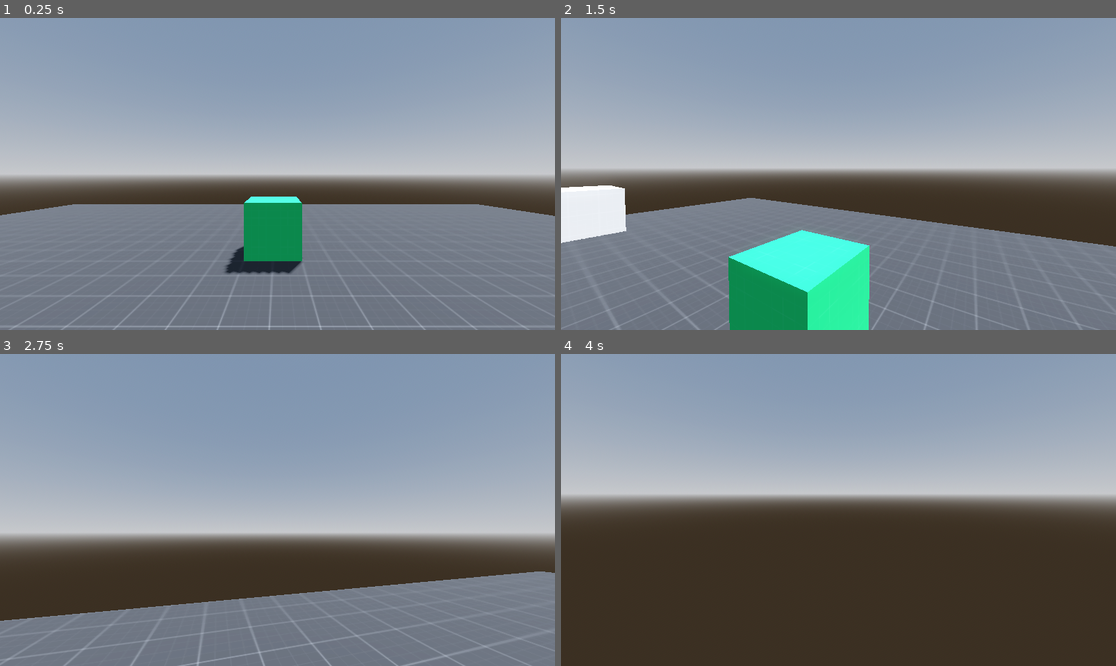
Above: before the commit, frames 1-4 (two rows, left to right).
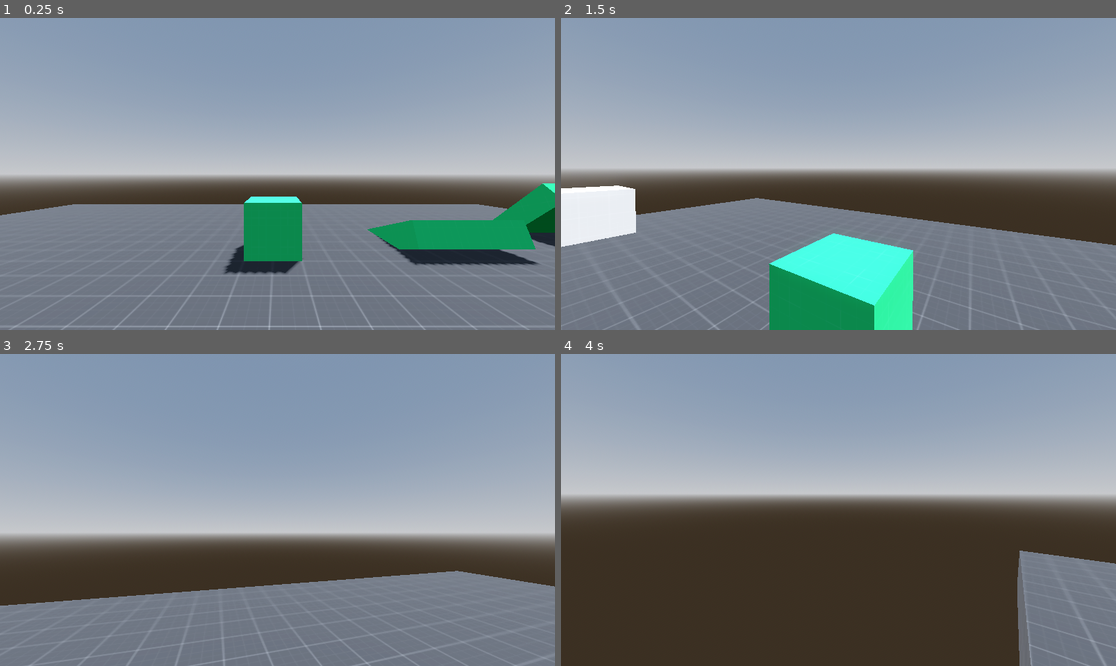
Above: after the commit, the same moments.

Repository: CXVMNER/Im_sim
Game: Godot game, scene res://scenes/level_01.tscn
Two runs of this game, one before a commit and one after it. Both use one fixed random seed, a clock stepped at 60 frames per second and the inputs below.
Inputs (mouse positions are in pixels of both pictures, inside the frame that each line leads up to):
- Up to frame 1 (0.25 s): no input
- Up to frame 2 (1.5 s): tap Enter at 0.5 s; move the mouse to (866, 174) at 0.52 s; hold Ctrl (crouch) 0.53-1.28 s; hold W (move_forward) from 0.53 s (still down); tap Space (jump) at 0.77 s; tap Shift (sprint) at 0.8, 1.35 s; move the mouse to (810, 174) at 1.27 s
- Up to frame 3 (2.75 s): keep holding W (move_forward); tap Space (jump) at 1.52 s; tap Ctrl (crouch) at 1.55 s; move the mouse to (288, 503) at 2.02 s; hold Ctrl (crouch) from 2.03 s (still down); tap Shift (sprint) at 2.3 s
- Up to frame 4 (4 s): keep holding W (move_forward); move the mouse to (832, 516) at 2.77 s; release Ctrl (crouch) at 2.78 s; tap Shift (sprint) at 2.85, 3.8 s; tap Space (jump) at 3.02, 3.77 s; tap Ctrl (crouch) at 3.05 s; move the mouse to (877, 513) at 3.52 s; hold Ctrl (crouch) from 3.53 s (still down)

The runs differ from the first frame. In frame 1, 4.7% of the frame differs, in the area x 40-100%, y 53-82%; in frame 2, 8.1%, in the area x 0-100%, y 53-100%; in frame 3, 4.0%; in frame 4, 6.1%.

Commit message:
Fixes to crouching

Diff:
--- a/scenes/fpp_controller.tscn
+++ b/scenes/fpp_controller.tscn
@@ -9,6 +9,45 @@
 
 [sub_resource type="CapsuleMesh" id="CapsuleMesh_t614e"]
 material = SubResource("StandardMaterial3D_y55q4")
+
+[sub_resource type="Animation" id="Animation_bp8e0"]
+length = 0.001
+tracks/0/type = "value"
+tracks/0/imported = false
+tracks/0/enabled = true
+tracks/0/path = NodePath("CollisionShape3D:shape:height")
+tracks/0/interp = 1
+tracks/0/loop_wrap = true
+tracks/0/keys = {
+"times": PackedFloat32Array(0),
+"transitions": PackedFloat32Array(1),
+"update": 0,
+"values": [2.0]
+}
+tracks/1/type = "value"
+tracks/1/imported = false
+tracks/1/enabled = true
+tracks/1/path = NodePath("CollisionShape3D:position")
+tracks/1/interp = 1
+tracks/1/loop_wrap = true
+tracks/1/keys = {
+"times": PackedFloat32Array(0),
+"transitions": PackedFloat32Array(1),
+"update": 0,
+"values": [Vector3(0, 1, 0)]
+}
+tracks/2/type = "value"
+tracks/2/imported = false
+tracks/2/enabled = true
+tracks/2/path = NodePath("CameraController:position")
+tracks/2/interp = 1
+tracks/2/loop_wrap = true
+tracks/2/keys = {
+"times": PackedFloat32Array(0),
+"transitions": PackedFloat32Array(1),
+"update": 0,
+"values": [Vector3(0, 1.5, 0)]
+}
 
 [sub_resource type="Animation" id="Animation_8bnx4"]
 resource_name = "crouch"
@@ -49,45 +88,6 @@
 "values": [Vector3(0, 1.5, 0), Vector3(0, 1, 0)]
 }
 
-[sub_resource type="Animation" id="Animation_bp8e0"]
-length = 0.001
-tracks/0/type = "value"
-tracks/0/imported = false
-tracks/0/enabled = true
-tracks/0/path = NodePath("CollisionShape3D:shape:height")
-tracks/0/interp = 1
-tracks/0/loop_wrap = true
-tracks/0/keys = {
-"times": PackedFloat32Array(0),
-"transitions": PackedFloat32Array(1),
-"update": 0,
-"values": [2.0]
-}
-tracks/1/type = "value"
-tracks/1/imported = false
-tracks/1/enabled = true
-tracks/1/path = NodePath("CollisionShape3D:position")
-tracks/1/interp = 1
-tracks/1/loop_wrap = true
-tracks/1/keys = {
-"times": PackedFloat32Array(0),
-"transitions": PackedFloat32Array(1),
-"update": 0,
-"values": [Vector3(0, 1, 0)]
-}
-tracks/2/type = "value"
-tracks/2/imported = false
-tracks/2/enabled = true
-tracks/2/path = NodePath("CameraController:position")
-tracks/2/interp = 1
-tracks/2/loop_wrap = true
-tracks/2/keys = {
-"times": PackedFloat32Array(0),
-"transitions": PackedFloat32Array(1),
-"update": 0,
-"values": [Vector3(0, 1.5, 0)]
-}
-
 [sub_resource type="AnimationLibrary" id="AnimationLibrary_myidv"]
 _data = {
 "RESET": SubResource("Animation_bp8e0"),
--- a/scenes/level_01.tscn
+++ b/scenes/level_01.tscn
@@ -31,6 +31,7 @@
 uv1_triplanar = true
 
 [node name="Node3D" type="Node3D"]
+transform = Transform3D(1, 0, 0, 0, 1, 0, 0, 0, 1, 0.00184822, -4.76837e-07, -0.0340958)
 
 [node name="WorldEnvironment" type="WorldEnvironment" parent="."]
 environment = SubResource("Environment_e4ieo")
@@ -69,3 +70,15 @@
 use_collision = true
 size = Vector3(2, 0.5, 2)
 material = SubResource("StandardMaterial3D_r7s51")
+
+[node name="CSGBox3D6" type="CSGBox3D" parent="."]
+transform = Transform3D(1, 0, 0, 0, 0.939693, 0.34202, 0, -0.34202, 0.939693, 3.5, 0.1, -4.5)
+use_collision = true
+size = Vector3(2, 0.5, 2)
+material = SubResource("StandardMaterial3D_r7s51")
+
+[node name="CSGBox3D6" type="CSGBox3D" parent="CSGBox3D6"]
+transform = Transform3D(1, 0, 0, 0, 0.906308, 0.422619, 0, -0.422619, 0.906308, 3.5, 0.5, -0.5)
+use_collision = true
+size = Vector3(1.81152, 0.5, 2)
+material = SubResource("StandardMaterial3D_r7s51")
--- a/scripts/fpp_controller.gd
+++ b/scripts/fpp_controller.gd
@@ -1,20 +1,20 @@
 extends CharacterBody3D
 
-var speed
+var speed : float
 const WALK_SPEED = 5.0
 const SPRINT_SPEED = 8.0
 const CROUCH_SPEED = 3.0
 const JUMP_VELOCITY = 4.5
 const SENSITIVITY = 0.01
 
-# bob variables
+# head bob variables
 const BOB_FREQ = 2.0
 const BOB_AMP = 0.08
 var t_bob = 0.0
 
-
 var is_crouching = false
-@export_range(5, 10, 0.1) var CROUCHING_SPEED : float = 7.0
+@export_range(5, 10, 0.1) var CROUCHING_SPEED : float = 7.0 # Animation speed
+@export var TOGGLE_CROUCH : bool = true
 @export var CROUCH_SHAPECAST : Node3D
 
 @onready var ANIMATIONPLAYER = $AnimationPlayer
@@ -28,16 +28,25 @@
 func _input(event):
 	if event.is_action_pressed("exit"):
 		get_tree().quit()
-	if event.is_action_pressed("crouch"):
+	if event.is_action_pressed("crouch") and is_on_floor() and TOGGLE_CROUCH == true:
 		_toggle_crouch()
+	if event.is_action_pressed("crouch") and is_crouching == false and is_on_floor() and TOGGLE_CROUCH == false: # Hold to crouch
+		crouching(true)
+	if event.is_action_pressed("crouch") and TOGGLE_CROUCH == false: # Release to uncrouch
+		if CROUCH_SHAPECAST.is_colliding() == false:
+			crouching(false)
+		elif CROUCH_SHAPECAST.is_colliding() == true:
+			uncrouch_check()
 
 func _ready():
-
 	# Get mouse input
 	Input.mouse_mode = Input.MOUSE_MODE_CAPTURED
 
+	# Set default speed
+	speed = WALK_SPEED
+
 	# add crouch check shapecast collision exception for CharacterBody3D node
-	CROUCH_SHAPECAST.add_exception($".")
+	CROUCH_SHAPECAST.add_exception(self)
 
 func _unhandled_input(event):
 	if event is InputEventMouseMotion:
@@ -46,7 +55,6 @@
 		camera.rotation.x = clamp(camera.rotation.x, deg_to_rad(-90), deg_to_rad(90))
 
 func _physics_process(delta):
-
 	# Add the gravity.
 	if not is_on_floor():
 		velocity.y -= gravity * delta
@@ -55,37 +63,31 @@
 	if Input.is_action_just_pressed("jump") and is_on_floor():
 		velocity.y = JUMP_VELOCITY
 
-	# Handle crouch and sprint.
-	if Input.is_action_pressed("crouch"):
+	# Handle sprint.
+	if Input.is_action_pressed("sprint") and not is_crouching:
+		speed = SPRINT_SPEED
+	elif not is_crouching:
+		speed = WALK_SPEED
+
+	# Adjust speed for crouching.
+	if is_crouching:
 		speed = CROUCH_SPEED
 
-	else:
-		if Input.is_action_pressed("sprint"):
-			speed = SPRINT_SPEED
-		else:
-			speed = WALK_SPEED
-
 	# Get the input direction and handle the movement/deceleration.
-	# As good practice, you should replace UI actions with custom gameplay actions.
 	var input_dir = Input.get_vector("move_left", "move_right", "move_forward", "move_backward")
 	var direction = (CameraController.transform.basis * Vector3(input_dir.x, 0, input_dir.y)).normalized()
-	if is_on_floor():
-		if direction:
-			velocity.x = direction.x * speed
-			velocity.z = direction.z * speed
-		else:
-			velocity.x = lerp(velocity.x, direction.x * speed, delta * 7.0)
-			velocity.z = lerp(velocity.z, direction.z * speed, delta * 7.0)
+	if direction:
+		velocity.x = direction.x * speed
+		velocity.z = direction.z * speed
 	else:
-		velocity.x = lerp(velocity.x, direction.x * speed, delta * 3.0)
-		velocity.z = lerp(velocity.z, direction.z * speed, delta * 3.0)
+		velocity.x = move_toward(velocity.x, 0, speed)
+		velocity.z = move_toward(velocity.z, 0, speed)
 
 	# Head bob
 	t_bob += delta * velocity.length() * float(is_on_floor())
 	camera.transform.origin = _headbob(t_bob)
 
 	move_and_slide()
-
 
 func _headbob(time) -> Vector3:
 	var pos = Vector3.ZERO
@@ -94,11 +96,35 @@
 	return pos
 
 func _toggle_crouch():
-	if is_crouching == true and CROUCH_SHAPECAST.is_colliding() == false:
-		ANIMATIONPLAYER.play("crouch", -1, -CROUCHING_SPEED, true)
-	elif is_crouching == false:
-		ANIMATIONPLAYER.play("crouch", -1, CROUCHING_SPEED)
+	if is_crouching:
+		crouching(false)  # Call crouching(false) directly
+	else:
+		crouching(true)   # Call crouching(true) directly
+
+func uncrouch_check():
+	if CROUCH_SHAPECAST.is_colliding() == false:
+		crouching(false)
+	if CROUCH_SHAPECAST.is_colliding() == true:
+		await get_tree().create_timer(0.1).timeout
+		uncrouch_check()
+
+func crouching(state : bool):
+	match state:
+		true:
+			ANIMATIONPLAYER.play("crouch", 0, CROUCHING_SPEED)
+			set_movement_speed("crouching")
+		false:
+			ANIMATIONPLAYER.play("crouch", 0, -CROUCHING_SPEED, true)
+			set_movement_speed("walking")
 
 func _on_animation_player_animation_started(anim_name):
 	if anim_name == "crouch":
 		is_crouching = !is_crouching
+
+# Set movement speed
+func set_movement_speed(state : String):
+	match state:
+		"walking":
+			speed = WALK_SPEED
+		"crouching":
+			speed = CROUCH_SPEED
